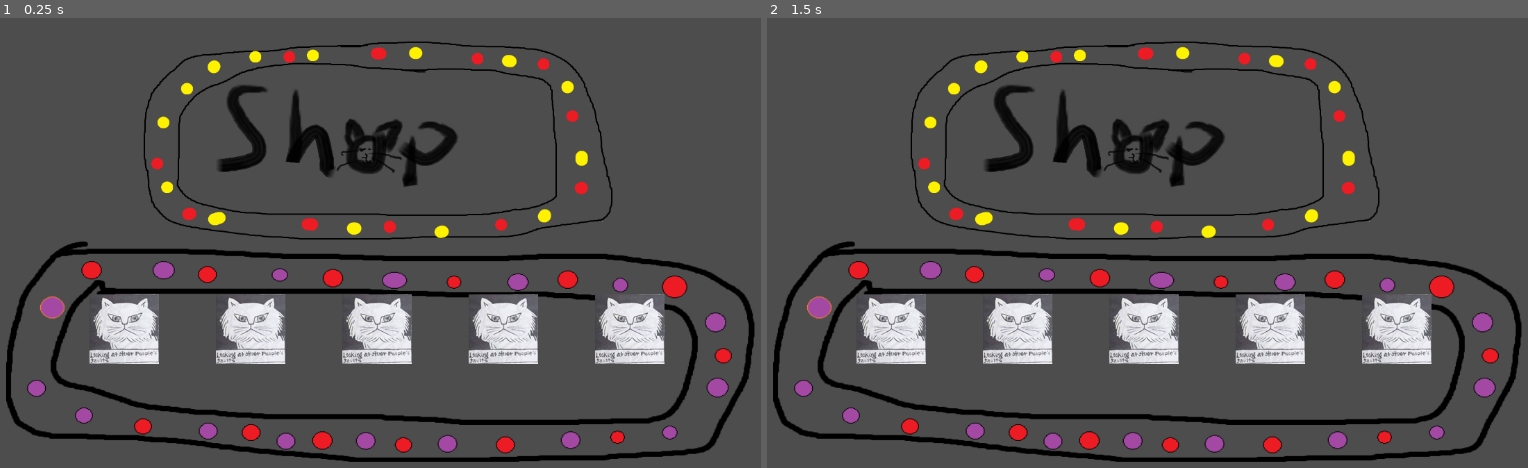
Above: before the commit, frames 1-2 (left to right).
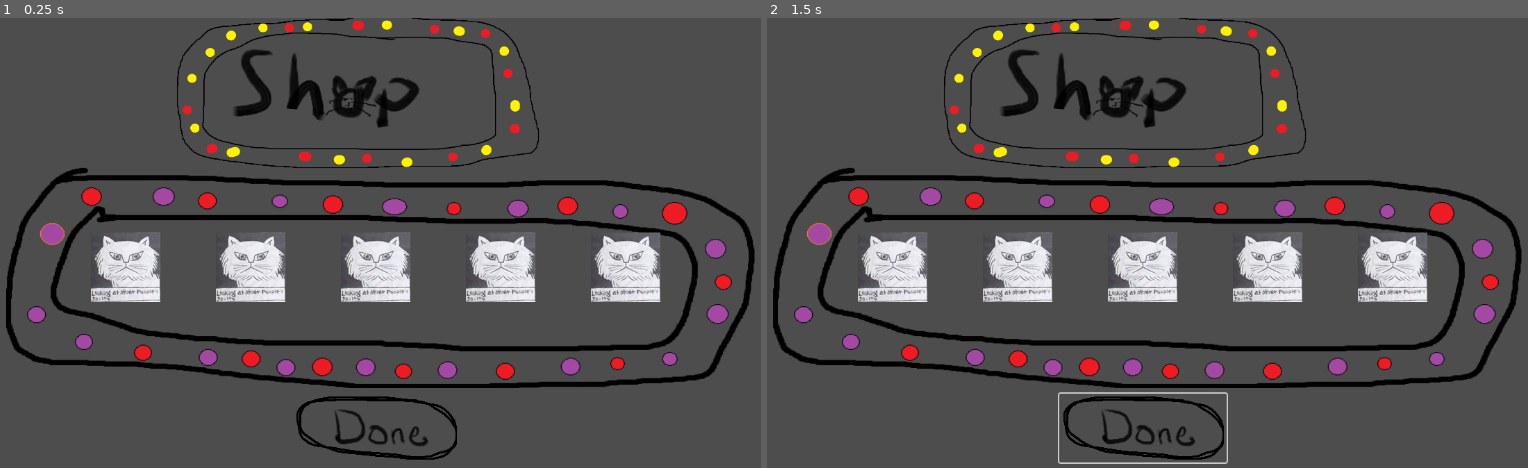
Above: after the commit, the same moments.

Repository: socpite/Tetwiss
Game: Godot game, scene res://scene/shop.tscn
Same seed, same stepped clock (60 frames per second), same inputs: the game is played once before the commit and once after it. This scene is started directly instead of the project's main scene.
Inputs (mouse positions are in pixels of both pictures, inside the frame that each line leads up to):
- Up to frame 1 (0.25 s): no input
- Up to frame 2 (1.5 s): click (1139, 427) at 0.52 s; click (1139, 427) at 1.27 s

The runs differ from the first frame. In frame 1, 30% of the frame differs, in the area x 0-100%, y 0-99%; in frame 2, 31%, in the area x 0-100%, y 0-100%.

Commit message:
implemented shop in main

Diff:
--- a/scene/shop.tscn
+++ b/scene/shop.tscn
@@ -1,25 +1,36 @@
-[gd_scene load_steps=5 format=3 uid="uid://cl1agwnbsteo5"]
+[gd_scene load_steps=6 format=3 uid="uid://cl1agwnbsteo5"]
 
 [ext_resource type="Script" path="res://scripts/shop.gd" id="1_aqu4h"]
 [ext_resource type="Texture2D" uid="uid://csw5bu5kj2r7f" path="res://assets/shop_title.png" id="1_g0f3j"]
 [ext_resource type="PackedScene" uid="uid://cfsl7460h4s6p" path="res://scene/item.tscn" id="3_k4whs"]
 [ext_resource type="Texture2D" uid="uid://cv8qa6ndhq82a" path="res://assets/shop_outline.png" id="4_hr3f6"]
+[ext_resource type="Texture2D" uid="uid://ctoxb6jt8fakt" path="res://assets/shop_done.png" id="5_qbx72"]
 
 [node name="Shop" type="Node2D"]
 script = ExtResource("1_aqu4h")
 
 [node name="ShopOutline" type="Sprite2D" parent="."]
-position = Vector2(586, 479)
+position = Vector2(586, 373)
 scale = Vector2(1.16613, 1.04365)
 texture = ExtResource("4_hr3f6")
 
 [node name="ShopTitle" type="Sprite2D" parent="."]
-position = Vector2(577, 178)
-scale = Vector2(0.679191, 0.657113)
+position = Vector2(548, 108)
+scale = Vector2(0.524704, 0.504777)
 texture = ExtResource("1_g0f3j")
 
 [node name="FirstDummyItem" parent="." instance=ExtResource("3_k4whs")]
-position = Vector2(212, 448)
+position = Vector2(214, 359)
 
 [node name="LastDummyItem" parent="." instance=ExtResource("3_k4whs")]
-position = Vector2(940, 464)
+position = Vector2(934, 371)
+
+[node name="DoneButton" type="Button" parent="."]
+offset_left = 454.0
+offset_top = 541.0
+offset_right = 695.0
+offset_bottom = 640.0
+icon = ExtResource("5_qbx72")
+flat = true
+
+[connection signal="pressed" from="DoneButton" to="." method="_on_done_button_pressed"]
--- a/scripts/Autoloads/Events.gd
+++ b/scripts/Autoloads/Events.gd
@@ -3,7 +3,7 @@
 signal game_over
 signal buy(item_name: String)
 signal open_shop
-
+signal close_shop
 # Called when the node enters the scene tree for the first time.
 func _ready():
 	pass # Replace with function body.
--- a/scripts/main.gd
+++ b/scripts/main.gd
@@ -2,10 +2,11 @@
 # Called when the node enters the scene tree for the first time.
 
 var game_scene = preload("res://scene/tile_map.tscn")
-
+var shop_scene = preload("res://scene/shop.tscn")
 
 func _ready():
 	Events.open_shop.connect(open_shop)
+	Events.close_shop.connect(close_shop)
 	Events.game_over.connect(_on_game_over)
 
 
@@ -25,4 +26,9 @@
 
 
 func open_shop():
-	pass
+	get_node("TileMap").pause()
+	add_child(shop_scene.instantiate())
+
+func close_shop():
+	get_node("TileMap").unpause()
+	get_node("Shop").queue_free()
Binary file added: assets/shop_done.png
Not shown, added: assets/shop_done.png.import
